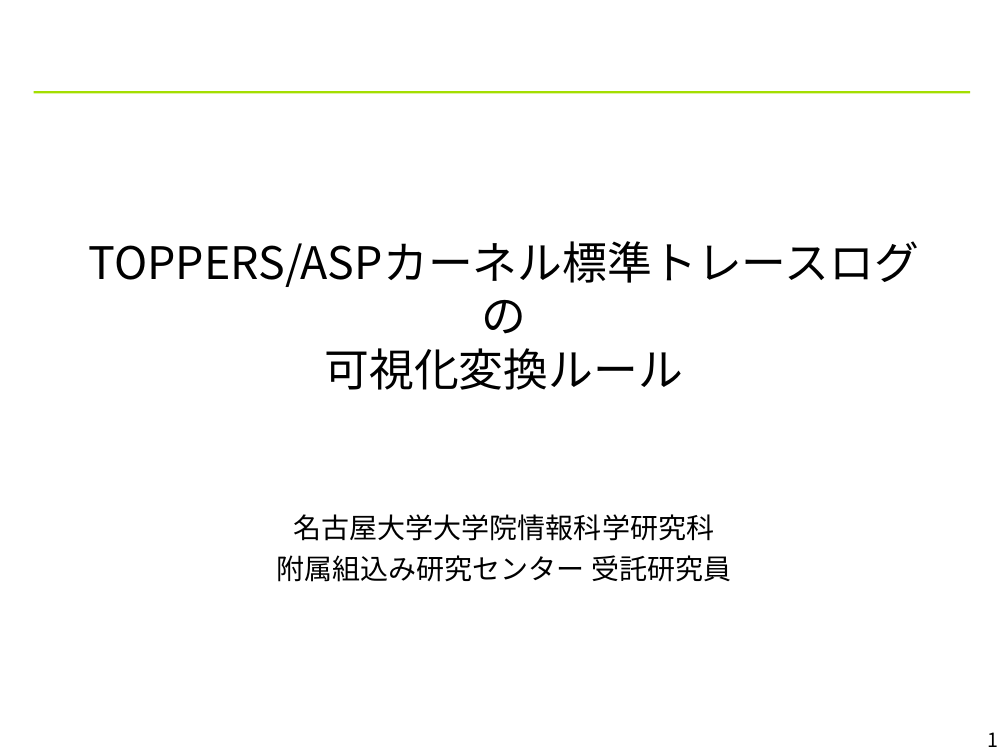
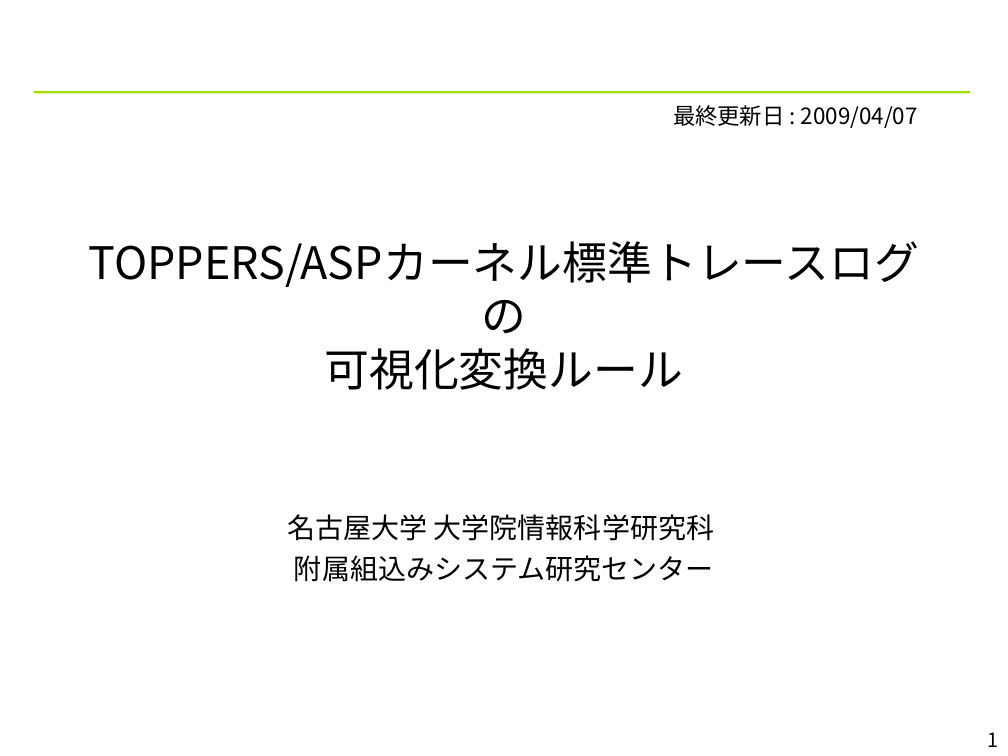
Before and after one commit to YixiaoLi/tlv4mc, a slide deck: slide 1 of doc/TLV_visualize_rules.ppt. Drawn at 1008x756 pixels with LibreOffice and Linux fonts; fonts in the diff are those of the drawing; background and template pictures are left out. Boxes give left, top, right and bottom in pixels: in the first picture for what was removed or moved away, otherwise in the second. Text is boxed around its words. In the diff, an @@ line names an element or a change of style, - is before the commit and + after.

Commit message:
ドキュメントの体裁を更新．

```diff
--- a/doc/TLV_visualize_rules.ppt
+++ b/doc/TLV_visualize_rules.ppt
@@ text added at box(673, 105, 918, 128), 16 pt, text #000000 @@
+最終更新日 : 2009/04/07
@@ subtitle at box(287, 514, 714, 582): text changed @@
-名古屋大学大学院情報科学研究科
-附属組込み研究センター 受託研究員
+名古屋大学 大学院情報科学研究科
+附属組込みシステム研究センター
```
Also in this commit, not shown: 1 other slide changed, 1 other file.
